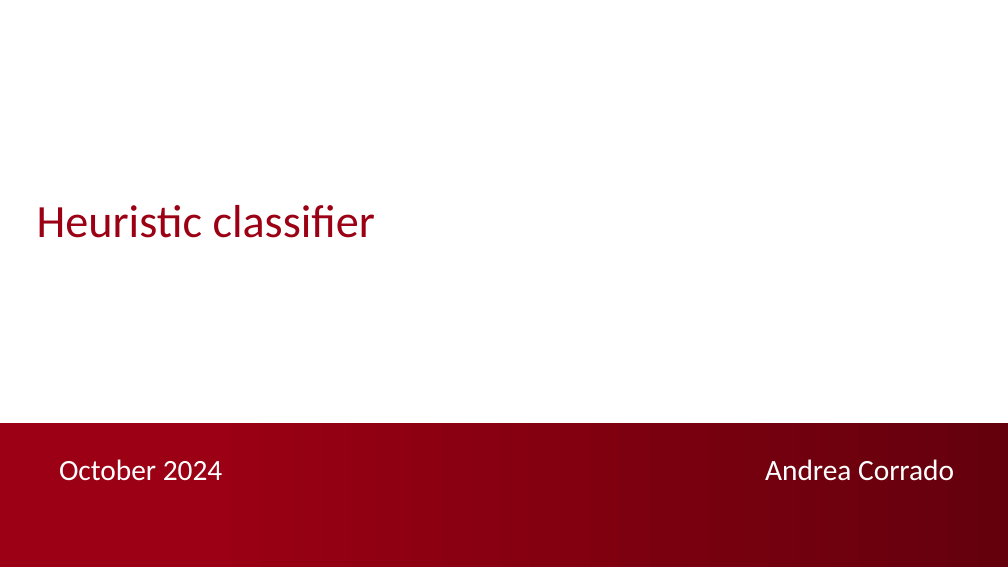
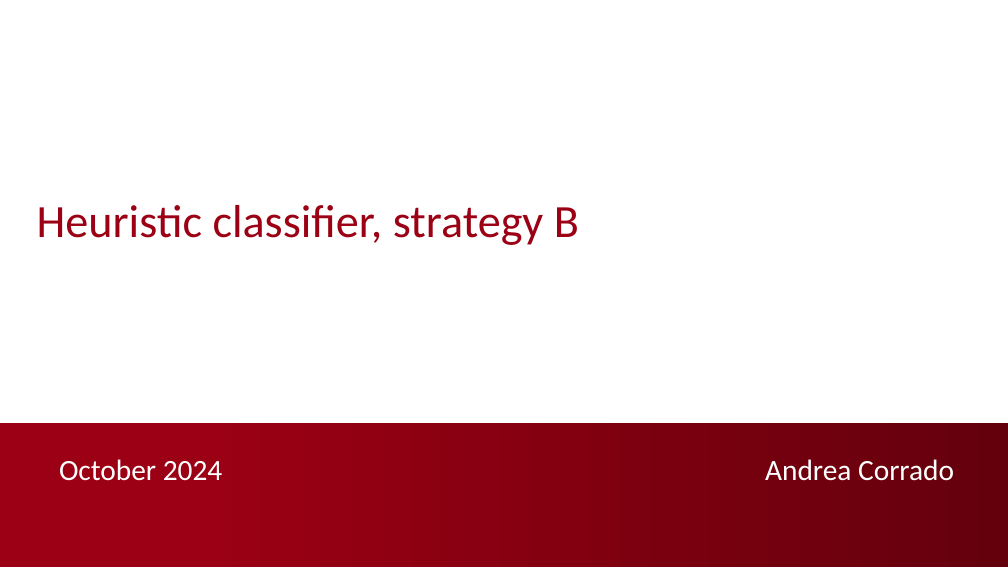
Before and after one commit to AndreaCorrado00/Tesi_magistrale_Corrado_Andrea, a slide deck: slide 1 of Documentation/5. Heuristic classifier strategy B.pptx. Drawn at 1008x567 pixels with LibreOffice and Linux fonts; fonts in the diff are those of the drawing; background and template pictures are left out. Boxes give left, top, right and bottom in pixels: in the first picture for what was removed or moved away, otherwise in the second. Text is boxed around its words. In the diff, an @@ line names an element or a change of style, - is before the commit and + after.

Commit message:
strategy B added

```diff
--- a/Documentation/5. Heuristic classifier strategy B.pptx
+++ b/Documentation/5. Heuristic classifier strategy B.pptx
@@ text at [37,205,579,245]: text changed @@
-Heuristic classifier
+Heuristic classifier, strategy B
```
Also in this commit, not shown: 12 other slides changed, 2 slides added, 1 slide removed, 10 other files.
